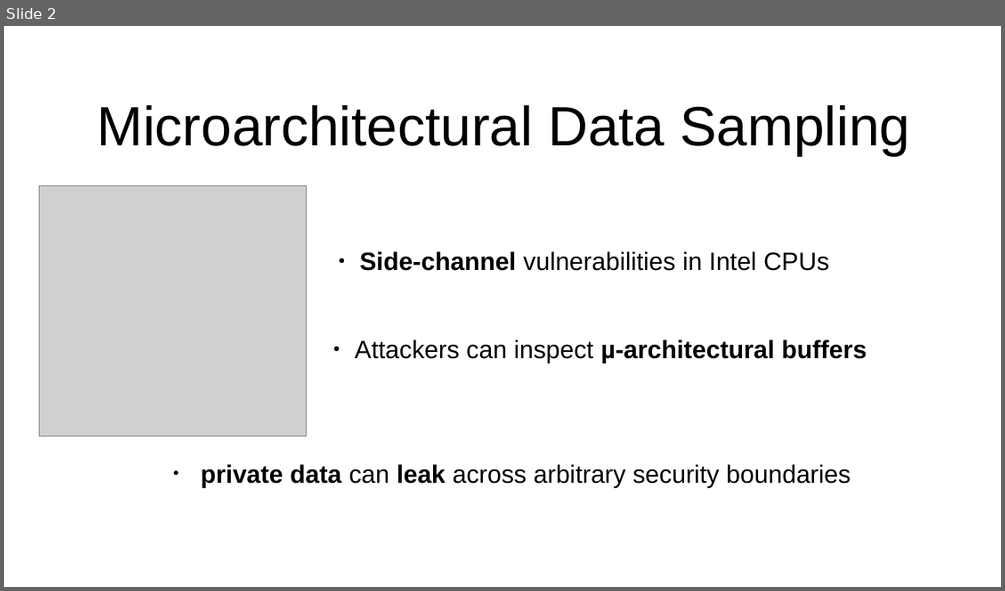
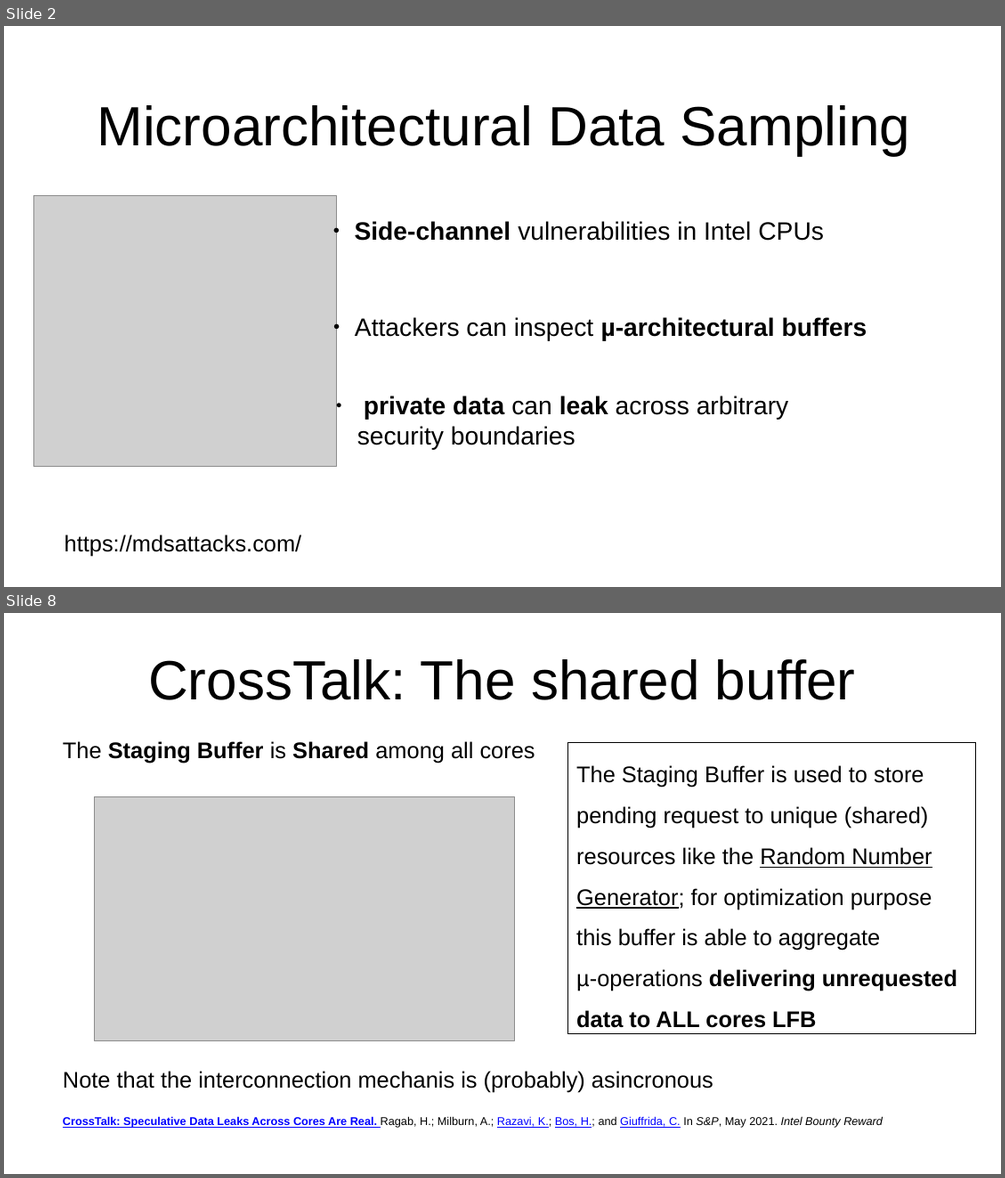
Before and after one commit to Rijndael99/hw_vulnerabilities, a slide deck: presentation1.pptx. Shown one above the other, each under a label of ours: slide 2 before the commit, slides 2 and 8 after it; the slides between them are not shown. The pictures are 1005x591 and 1005x1178 pixels, drawn with LibreOffice and Linux fonts; fonts in the diff are those of the drawing; grey boxes stand for pictures. Boxes give left, top, right and bottom in pixels: in the first picture for what was removed or moved away, otherwise in the second. Text is boxed around its words. In the diff, an @@ line names an element or a change of style, - is before the commit and + after.

Commit message:
added slide on RIDL and crosstalk behaveour

```diff
--- a/presentation1.pptx
+++ b/presentation1.pptx
@@ slide 8 added at [4, 613, 1001, 1174], background #FFFFFF @@
@@ title added at [148, 659, 856, 700], 44 pt, text #000000 @@
+CrossTalk: The shared buffer
@@ text added at [63, 741, 535, 763], 18 pt, text #000000, bold @@
+The Staging Buffer is Shared among all cores
@@ rectangle added at [567, 742, 976, 1035], outline #000000 0.75 pt, 18 pt, text #000000 @@
+The Staging Buffer is used to store pending request to unique (shared) resources like the Random Number Generator; for optimization purpose this buffer is able to aggregate
+µ-operations delivering unrequested data to ALL cores LFB
@@ picture added at [95, 796, 515, 1041] @@
@@ text added at [63, 1070, 713, 1093], 18 pt, text #000000 @@
+Note that the interconnection mechanis is (probably) asincronous
@@ text added at [63, 1116, 882, 1127], 9 pt, text #0000FF, underline @@
+CrossTalk: Speculative Data Leaks Across Cores Are Real. Ragab, H.; Milburn, A.; Razavi, K.; Bos, H.; and Giuffrida, C. In S&P, May 2021. Intel Bounty Reward
@@ slide 2 changed as well @@
@@ picture: place and size @@
-picture at [40, 186, 306, 435]
+picture at [34, 195, 337, 466]
@@ text "Side-channel vulnerabilities in Intel CPUs": place and size @@
-text "Side-channel vulnerabilities in Intel CPUs" at [360, 251, 829, 271]
+text "Side-channel vulnerabilities in Intel CPUs" at [355, 221, 824, 240]
@@ text "Attackers can inspect µ-architectural buffers": place and size @@
-text "Attackers can inspect µ-architectural buffers" at [355, 339, 867, 363]
+text "Attackers can inspect µ-architectural buffers" at [355, 317, 867, 341]
@@ text "private data can leak across ..." rewrapped from [201, 464, 850, 488] to [357, 395, 789, 450] @@
@@ text added at [65, 534, 302, 556], 18 pt, text #000000 @@
+https://mdsattacks.com/
```
Also in this commit, not shown: 1 other slide changed, 6 other slides added, 1 slide removed, 1 other file.
